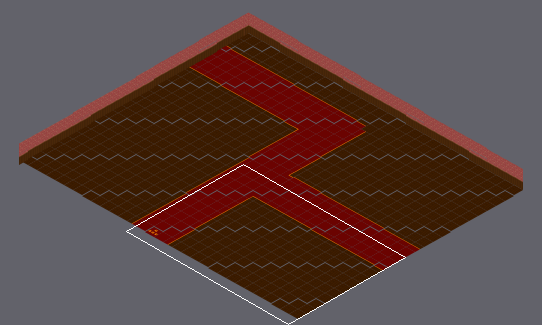
Two states of a Tiled map (JSON), assets/tiledmap/Levels/Level0.json. The first picture is a wide view before the edit; the outline marks the close-up.
Close-up. The starting point:
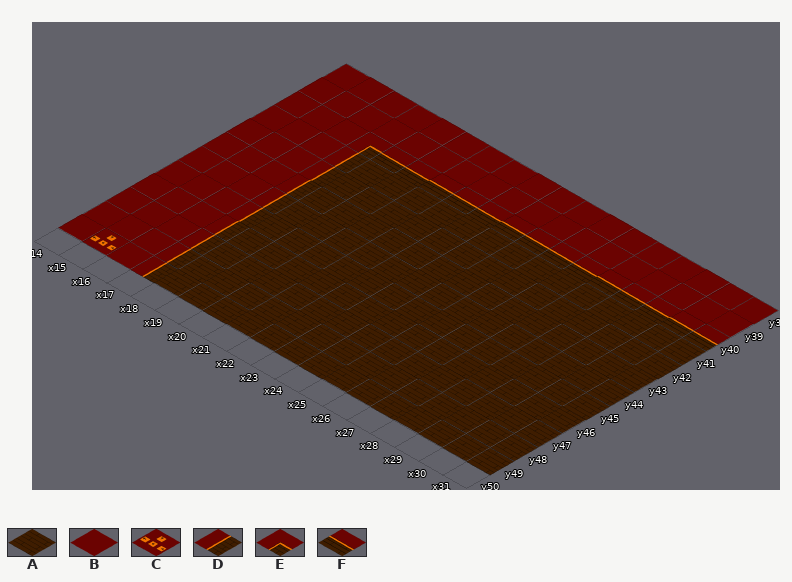
Cells are 182x104 px. Isometric: x runs down to the right, y down to the left. Shown: x 14..31, y 38..50. The commit also changed other parts of the map, which this record leaves out.
Key: from "floor": A 0, B 1, C 2, D 8, E 9, F 10.
_ is an empty cell.
Layers that did not change in this view are not listed.
Layer "floor" before, first column x 14:
38 BBBBBBBBBBBBBBBBBB
39 BBBBBBBBBBBBBBBBBB
40 BBBEFFFFFFFFFFFFFF
41 BBBDAAAAAAAAAAAAAA
42 BBBDAAAAAAAAAAAAAA
43 BBBDAAAAAAAAAAAAAA
44 BBBDAAAAAAAAAAAAAA
45 BBBDAAAAAAAAAAAAAA
46 BBBDAAAAAAAAAAAAAA
47 BBBDAAAAAAAAAAAAAA
48 BBBDAAAAAAAAAAAAAA
49 BCBDAAAAAAAAAAAAAA
50 __________________
The same view after the edit:
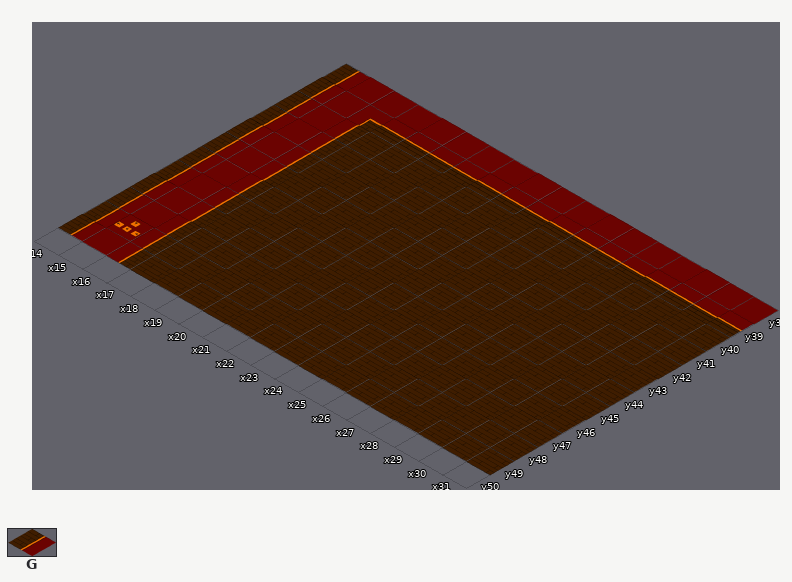
Further tiles: from "floor": G 4.
What changed:
Layer "floor":
y 38: x 14 B -> G
y 39: x 14 B -> G; x 16..31 BBBBBBBBBBBBBBBB -> EFFFFFFFFFFFFFFF
y 40: x 14 B -> G; x 16..31 BEFFFFFFFFFFFFFF -> DAAAAAAAAAAAAAAA
y 41..47: x 14 B -> G; x 16..17 BD -> DA
y 48: x 14..17 BBBD -> GCDA
y 49: x 14..17 BCBD -> GBDA
